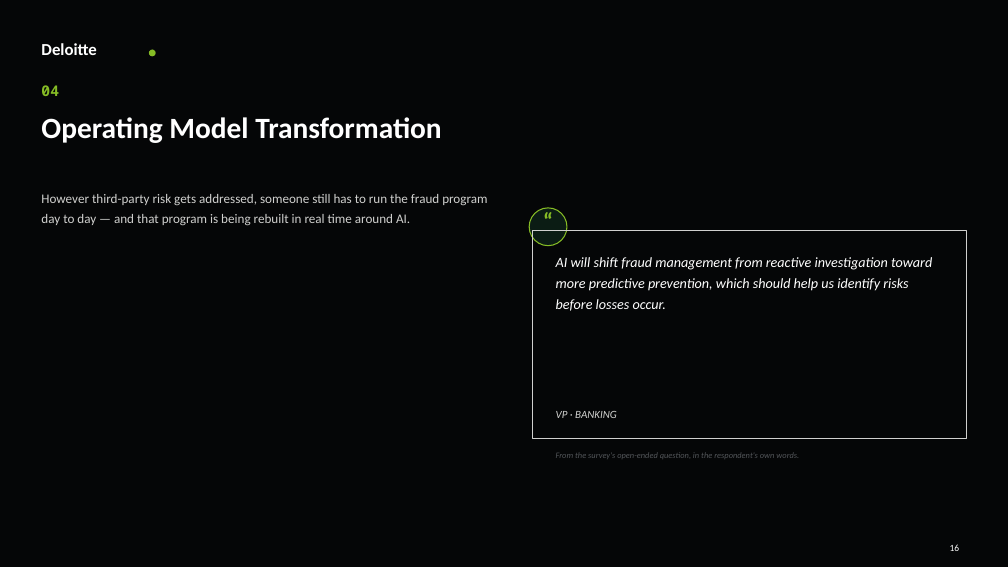
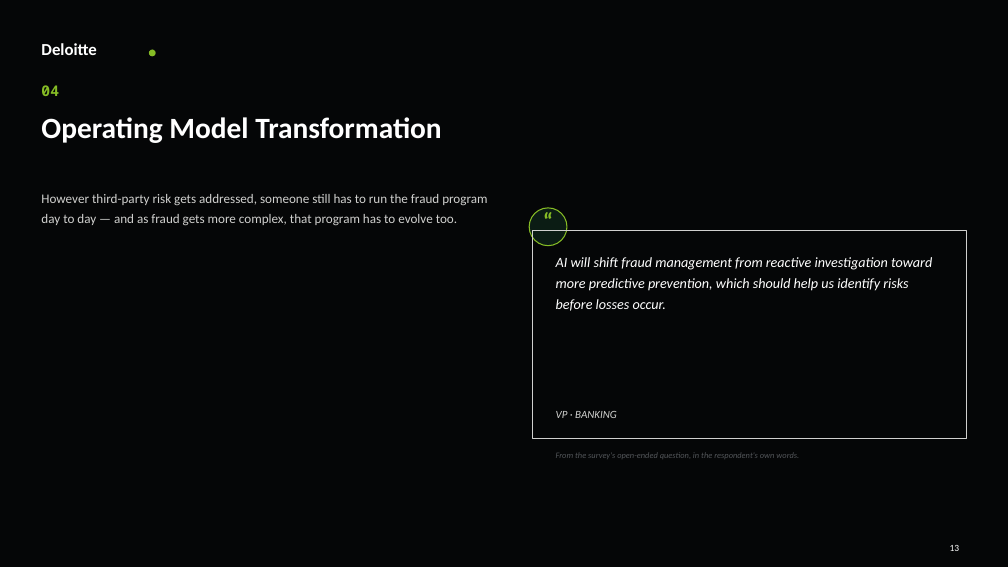
Before and after one commit to davidlin778/Fraud-in-2026, a slide deck: slide 14 of Fraud in 2026 - Story.pptx (slide 17 before the commit). Drawn at 1008x567 pixels with LibreOffice and Linux fonts; fonts in the diff are those of the drawing. Boxes give left, top, right and bottom in pixels: in the first picture for what was removed or moved away, otherwise in the second. Text is boxed around its words. In the diff, an @@ line names an element or a change of style, - is before the commit and + after.

```diff
--- a/Fraud in 2026 - Story.pptx
+++ b/Fraud in 2026 - Story.pptx
@@ text at (41,194,487,226): text changed @@
-However third-party risk gets addressed, someone still has to run the fraud program day to day — and that program is being rebuilt in real time around AI.
+However third-party risk gets addressed, someone still has to run the fraud program day to day — and as fraud gets more complex, that program has to evolve too.
```
Also in this commit, not shown: 14 other slides changed, 5 slides added, 8 slides removed.
